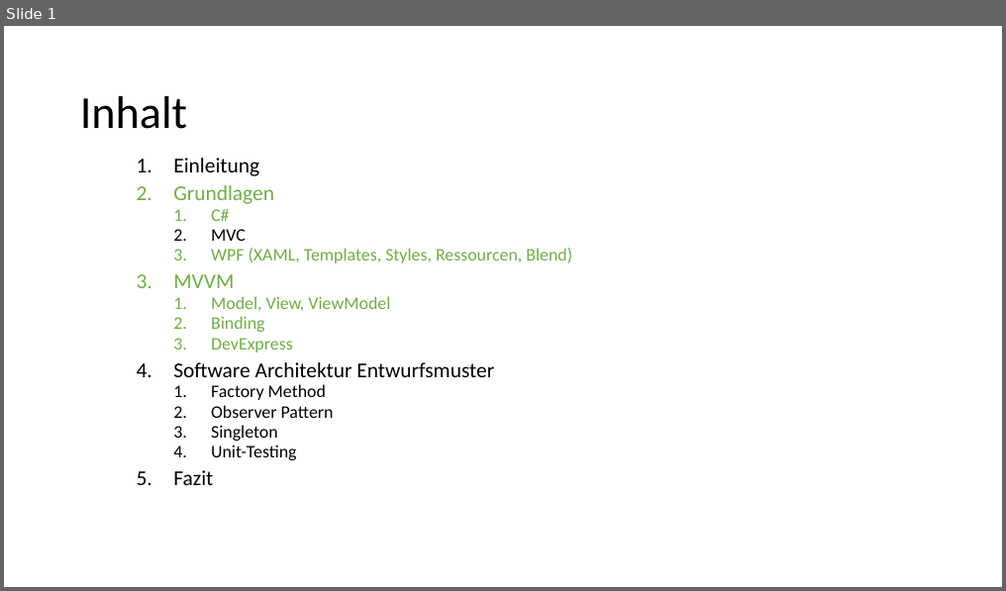
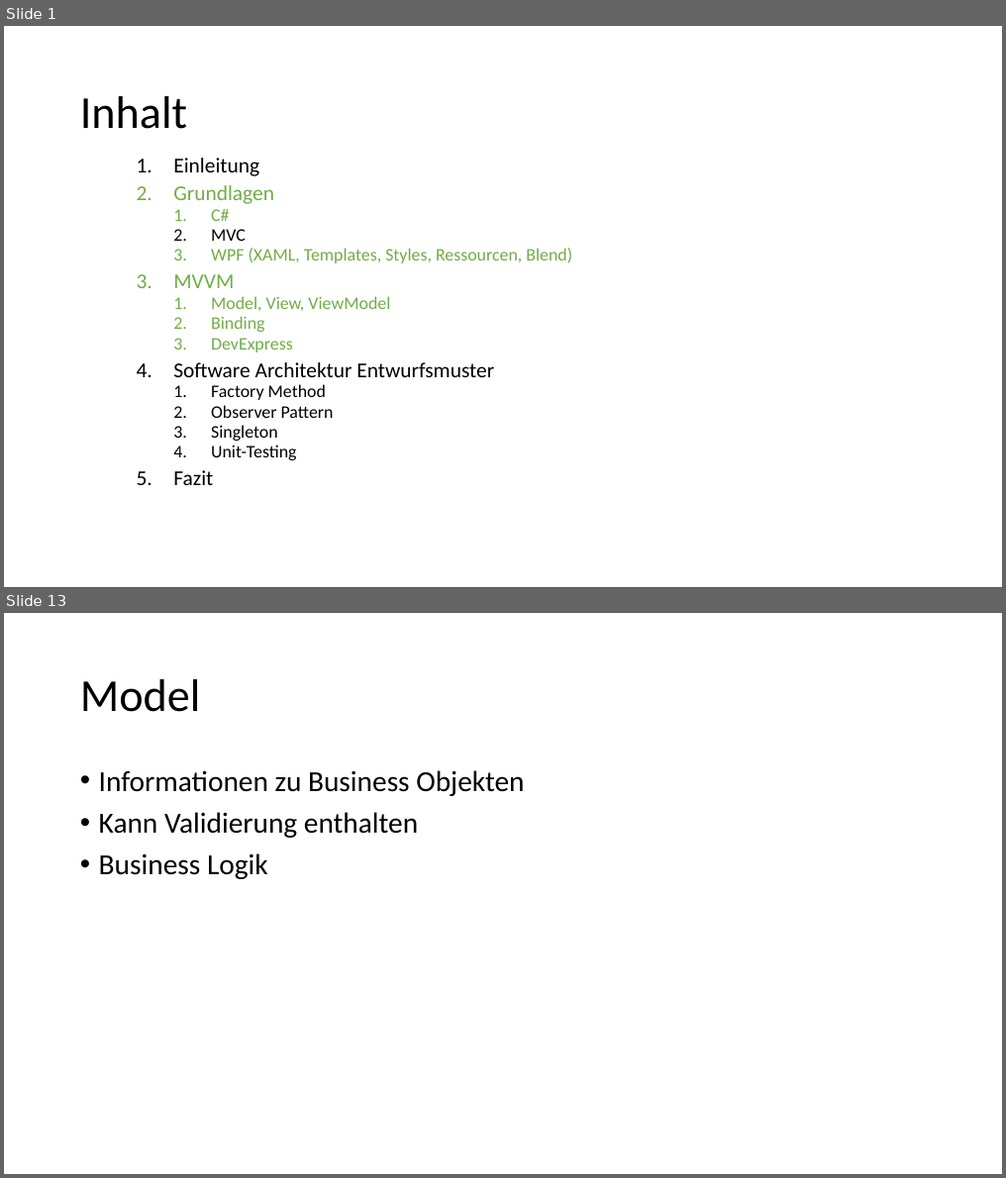
Before and after one commit to Steffen543/InformatikSeminarDemo, a slide deck: Präsentation_Steffen.pptx. Shown one above the other, each under a label of ours: slide 1 before the commit, slides 1 and 13 after it; the slides between them are not shown. The pictures are 1006x591 and 1006x1178 pixels, drawn with LibreOffice and Linux fonts; fonts in the diff are those of the drawing. Boxes give left, top, right and bottom in pixels: in the first picture for what was removed or moved away, otherwise in the second. Text is boxed around its words. In the diff, an @@ line names an element or a change of style, - is before the commit and + after.

```diff
--- a/Präsentation_Steffen.pptx
+++ b/Präsentation_Steffen.pptx
@@ slide 13 added at (4, 613, 1002, 1174), background #FFFFFF @@
@@ title added at (80, 679, 201, 712), 44 pt, text #000000 @@
+Model
@@ text added at (99, 770, 524, 879), 28 pt, text #000000 @@
+• Informationen zu Business Objekten
+• Kann Validierung enthalten
+• Business Logik
```
Also in this commit, not shown: 4 slides changed, 15 other slides added, 6 slides removed, 28 other files.
